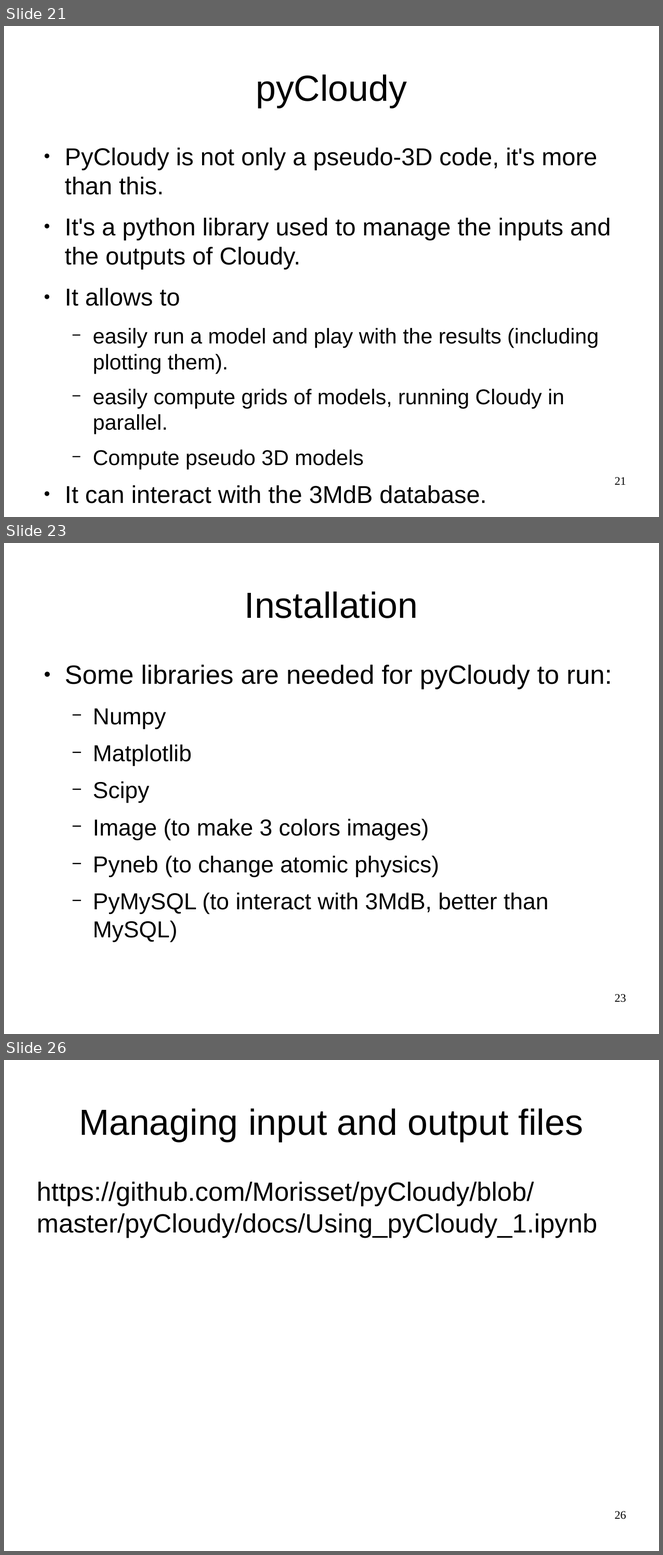
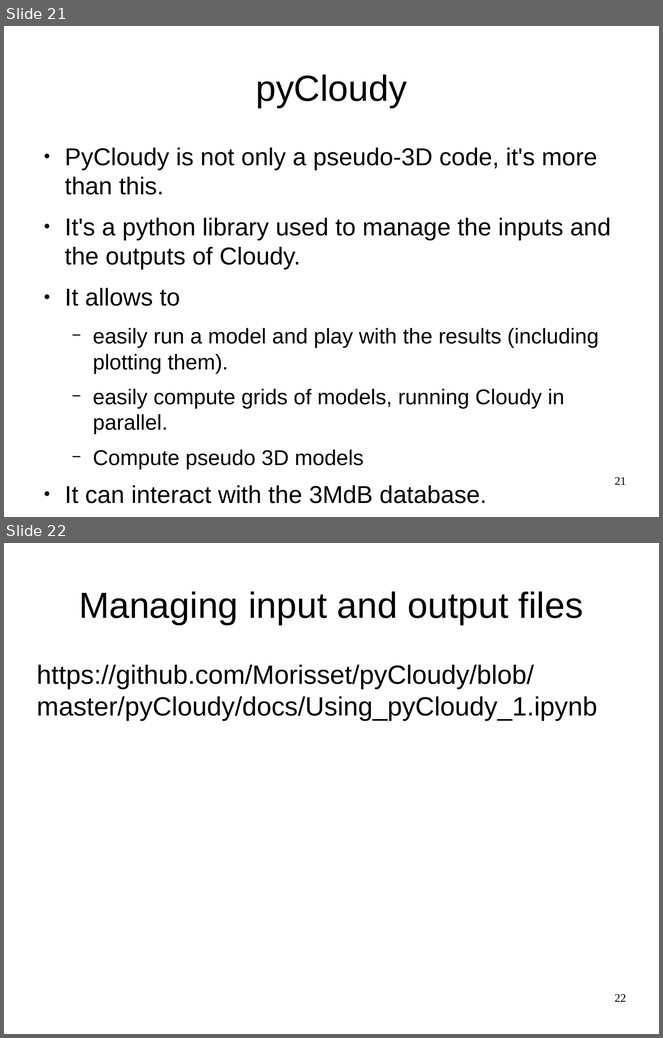
Before and after one commit to Morisset/Cloudy_Summer_School, a slide deck: pyCloudy.odp. Shown one above the other, each under a label of ours: slides 21, 23 and 26 before the commit, slides 21 and 22 after it; the slides between them are not shown. The pictures are 663x1555 and 663x1038 pixels, drawn with LibreOffice and Linux fonts; fonts in the diff are those of the drawing. Boxes give left, top, right and bottom in pixels: in the first picture for what was removed or moved away, otherwise in the second. Text is boxed around its words. In the diff, an @@ line names an element or a change of style, - is before the commit and + after.

```diff
--- a/pyCloudy.odp
+++ b/pyCloudy.odp
@@ slide 23 removed at (4,543,659,1034), background #FFFFFF @@
@@ title removed at (245,591,418,618) @@
-Installation
@@ text removed at (65,665,612,942) @@
-● Some libraries are needed for pyCloudy to run:
-  − Numpy
-  − Matplotlib
-  − Scipy
-  − Image (to make 3 colors images)
-  − Pyneb (to change atomic physics)
-  − PyMySQL (to interact with 3MdB, better than MySQL)
@@ page number removed at (615,994,626,1003) @@
-23
@@ what was slide 26 is now slide 22 @@
@@ page number at (615,994,626,1002): text changed @@
-26
+22
```
Also in this commit, not shown: 3 slides changed, 1 slide added, 6 other slides removed, 2 other files.
